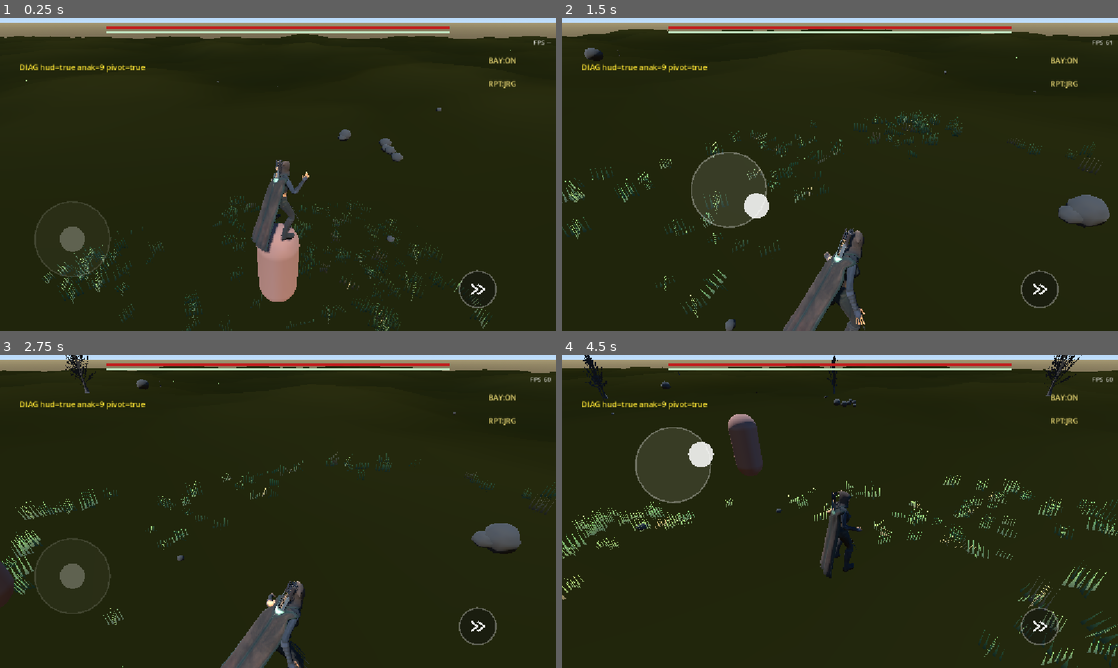
Above: before the commit, frames 1-4 (two rows, left to right).
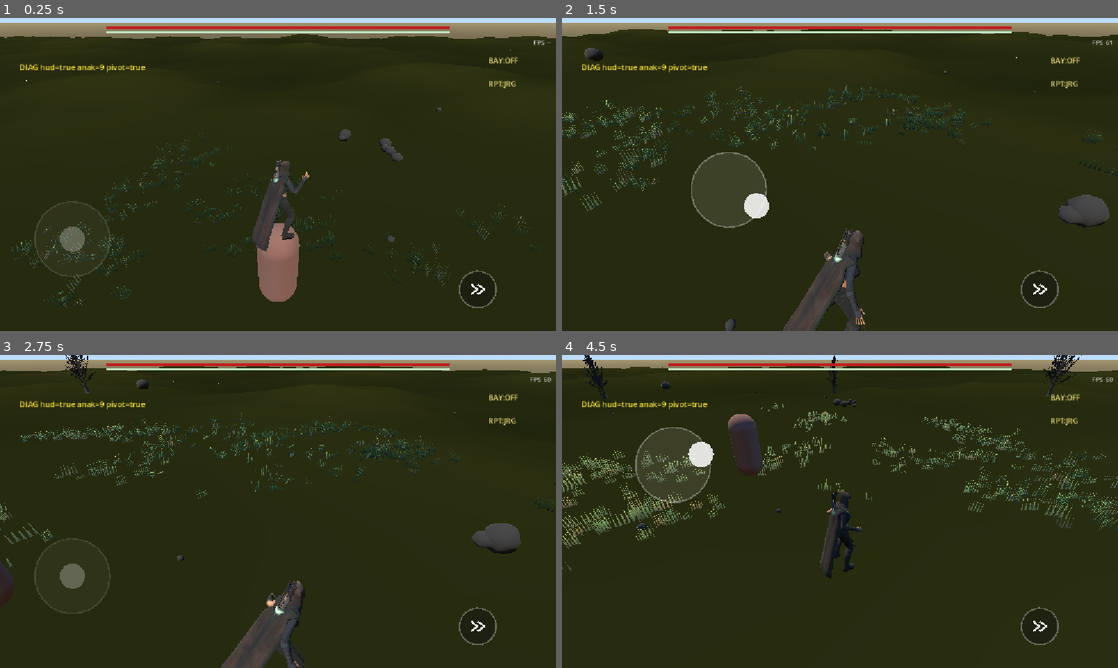
Above: after the commit, the same moments.

Repository: muzape28-blip/ZDEV-RPG
Game: Godot game, scene res://scenes/main.tscn
Two runs of this game, one before a commit and one after it. Both use one fixed random seed, a clock stepped at 60 frames per second and the inputs below.
Inputs (mouse positions are in pixels of both pictures, inside the frame that each line leads up to):
- Up to frame 1 (0.25 s): no input
- Up to frame 2 (1.5 s): drag from (1040, 290) to (895, 105) at 0.52 s; drag from (728, 190) to (812, 237) at 1.27 s
- Up to frame 3 (2.75 s): move the mouse to (333, 442) at 2.02 s; click (333, 442) at 2.17 s
- Up to frame 4 (4.5 s): drag from (812, 574) to (673, 464) at 2.77 s; move the mouse to (1006, 558) at 3.52 s; click (1006, 558) at 3.67 s; drag from (673, 464) to (756, 433) at 4.27 s

The runs differ from the first frame. In frame 1, 4.0% of the frame differs, in the area x 0-98%, y 10-100%; in frame 2, 4.2%; in frame 3, 3.8%; in frame 4, 5.8%, in the area x 0-100%, y 8-100%.

Commit message:
perf: shadow default OFF (chip BAY siap), rumput 700/fade 9, tanah lebih terang
FPS UAT2 20-22 < lantai 30. Bayangan = biaya terbesar di Mali;
default OFF, user bisa ON via chip. Target balik >=30.

Co-authored-by: arena-agent <297053741+arena-agent@users.noreply.github.com>

Diff:
--- a/scenes/main.tscn
+++ b/scenes/main.tscn
@@ -38,7 +38,7 @@
 rotation = Vector3(-1.0, 0.0, 0.6)
 light_color = Color(1.0, 0.98, 0.92, 1)
 light_energy = 2.0
-shadow_enabled = true
+shadow_enabled = false
 directional_shadow_max_distance = 40.0
 
 [node name="Terrain" type="Node3D" parent="."]
--- a/scripts/grass.gd
+++ b/scripts/grass.gd
@@ -7,7 +7,7 @@
 #  - crossed planes, alpha cutout, fade jarak, sway angin
 @export var density := 1  # 0 off, 1 jarang, 2 sedang
 
-const BASE_COUNT := 1000
+const BASE_COUNT := 700
 const REBUILD_DIST := 8.0
 const SPAWN_RADIUS := 18.0
 
--- a/scripts/hud.gd
+++ b/scripts/hud.gd
@@ -28,7 +28,7 @@
 
 # Chip toggle DEBUG (sementara, kiri-atas = zona mati jempol).
 # Menu gear beneran = fase polish (non-goal sekarang).
-var shadow_on := true
+var shadow_on := false  # default OFF demi FPS low-end; chip BAY siap toggle
 var grass_density := 1
 var chip_shadow_lbl: Label = null
 var chip_grass_lbl: Label = null
@@ -114,7 +114,7 @@
 func _build_chips() -> void:
 	# kanan-atas (kiri = zona joystick floating, permintaan user UAT #9)
 	var vp := get_viewport().get_visible_rect().size
-	chip_shadow_lbl = _chip("BAY:ON", Vector2(vp.x - 140.0, 66.0))
+	chip_shadow_lbl = _chip("BAY:OFF", Vector2(vp.x - 140.0, 66.0))
 	chip_shadow_lbl.gui_input.connect(_on_chip_shadow)
 	chip_grass_lbl = _chip("RPT:JRG", Vector2(vp.x - 140.0, 114.0))
 	chip_grass_lbl.gui_input.connect(_on_chip_grass)
--- a/scripts/terrain_generator.gd
+++ b/scripts/terrain_generator.gd
@@ -32,9 +32,9 @@
 
 func _ground_color(h: float) -> Color:
 	# sabana HIJAU terang (permintaan UAT: tanah jangan gelap)
-	var base := Color(0.36, 0.42, 0.22)
-	var low := Color(0.24, 0.33, 0.16)
-	var high := Color(0.48, 0.55, 0.28)
+	var base := Color(0.42, 0.48, 0.26)
+	var low := Color(0.28, 0.37, 0.19)
+	var high := Color(0.55, 0.62, 0.32)
 	var t := clampf((h + amplitude) / (2.0 * amplitude), 0.0, 1.0)
 	var c := low.lerp(high, t)
 	# sedikit variasi regional biar nggak rata-membosankan
--- a/shaders/grass.gdshader
+++ b/shaders/grass.gdshader
@@ -5,7 +5,7 @@
 // fade jarak via uniform cam_pos. Akar gelap -> ujung terang (depth alami).
 uniform float sway_strength : hint_range(0.0, 0.2) = 0.06;
 uniform float fade_start : hint_range(1.0, 60.0) = 10.0;
-uniform float fade_end : hint_range(1.0, 80.0) = 11.0;
+uniform float fade_end : hint_range(1.0, 80.0) = 9.0;
 uniform vec3 cam_pos = vec3(0.0, 0.0, 0.0);
 
 varying float v_h;
